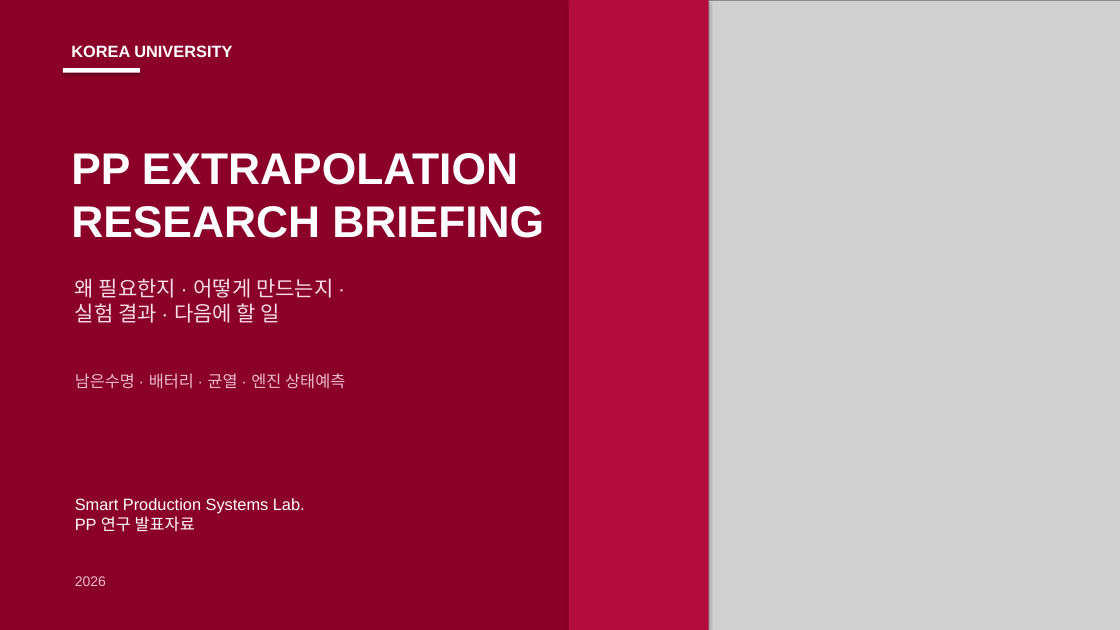
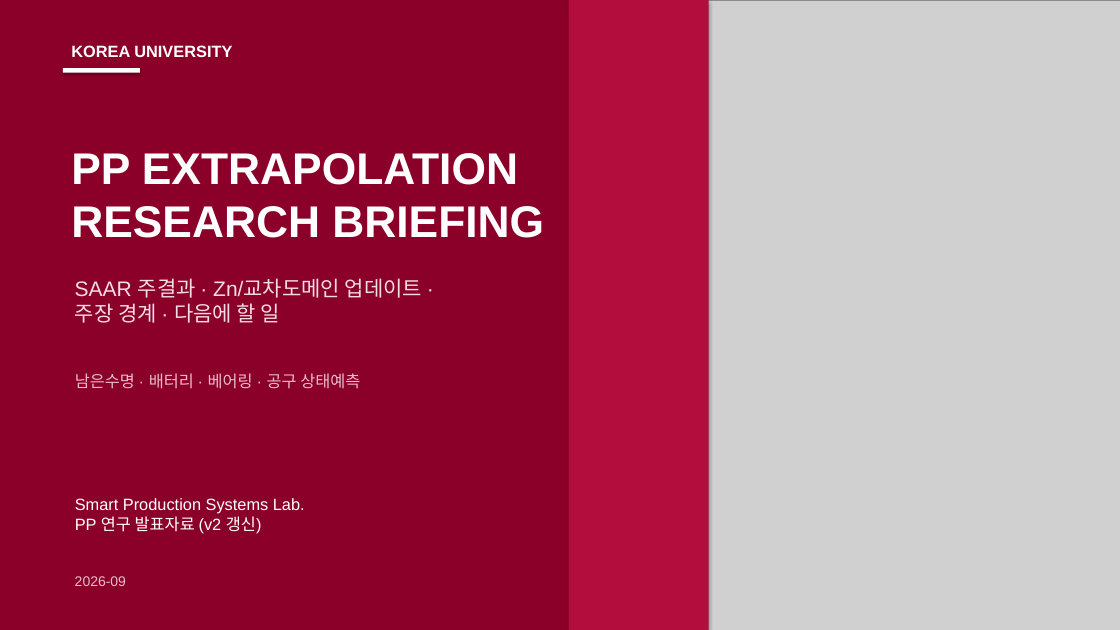
Before and after one commit to amumujs-create/pp-extrapolation, a slide deck: slide 1 of slides/pp_research/PP_Research_Detailed_v2.pptx. Drawn at 1120x630 pixels with LibreOffice and Linux fonts; fonts in the diff are those of the drawing; grey boxes stand for pictures. Boxes give left, top, right and bottom in pixels: in the first picture for what was removed or moved away, otherwise in the second. Text is boxed around its words. In the diff, an @@ line names an element or a change of style, - is before the commit and + after.

```diff
--- a/slides/pp_research/PP_Research_Detailed_v2.pptx
+++ b/slides/pp_research/PP_Research_Detailed_v2.pptx
@@ text at (x1=75, y1=278, x2=422, y2=323): text changed @@
-왜 필요한지 · 어떻게 만드는지 ·
-실험 결과 · 다음에 할 일
+SAAR 주결과 · Zn/교차도메인 업데이트 ·
+주장 경계 · 다음에 할 일
@@ text at (x1=75, y1=373, x2=360, y2=389): text changed @@
-남은수명 · 배터리 · 균열 · 엔진 상태예측
+남은수명 · 배터리 · 베어링 · 공구 상태예측
@@ text at (x1=75, y1=516, x2=262, y2=534): text changed @@
-PP 연구 발표자료
+PP 연구 발표자료 (v2 갱신)
@@ text at (x1=75, y1=576, x2=126, y2=586): text changed @@
-2026
+2026-09
```
Also in this commit, not shown: 45 other slides changed, 5 slides added, 2 other files.
